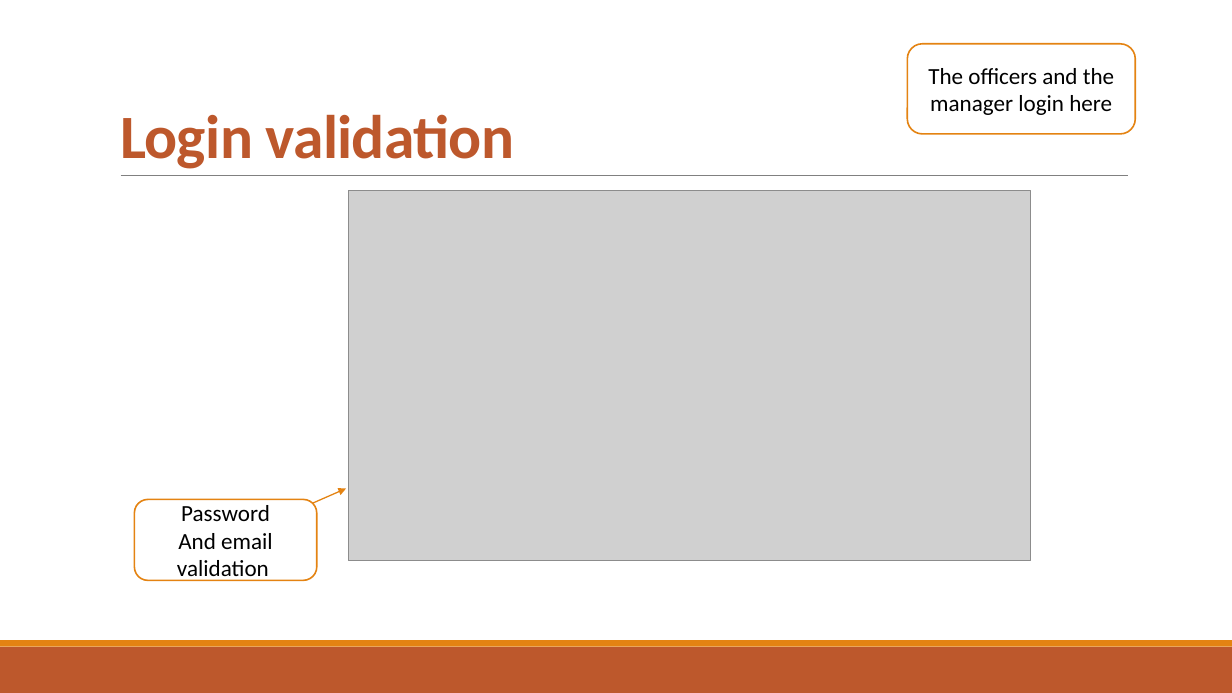
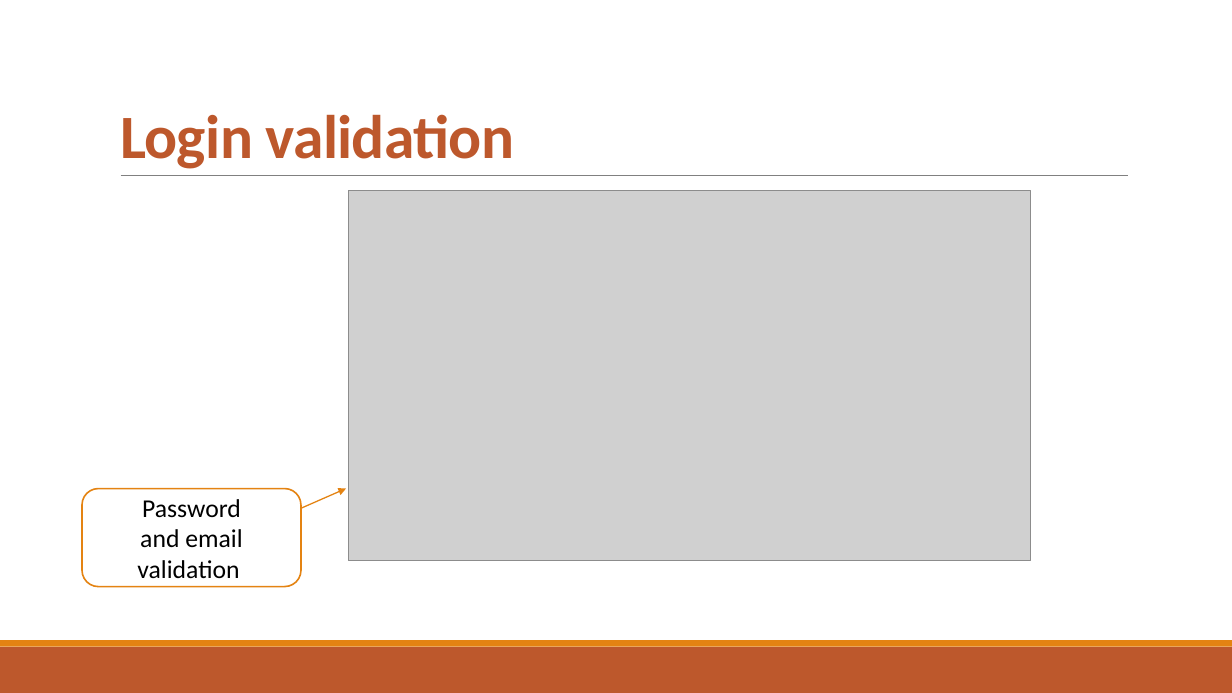
Before and after one commit to djemar/se2021-04-OfficeQueueManager, a slide deck: slide 10 of PresentationW1.pptx (slide 9 before the commit). Drawn at 1232x693 pixels with LibreOffice and Linux fonts; fonts in the diff are those of the drawing; grey boxes stand for pictures. Boxes give left, top, right and bottom in pixels: in the first picture for what was removed or moved away, otherwise in the second. Text is boxed around its words. In the diff, an @@ line names an element or a change of style, - is before the commit and + after.

```diff
--- a/PresentationW1.pptx
+++ b/PresentationW1.pptx
@@ rounded rectangle removed at <box>908,43,1136,134</box> @@
-The officers and the manager login here
@@ rounded rectangle "Password": place and size @@
-rounded rectangle "Password" at <box>134,500,316,581</box>
+rounded rectangle "Password" at <box>82,489,301,587</box>
@@ text in rounded rectangle at <box>142,499,241,517</box>: size 18 to 20 pt in "Password" @@
@@ text in rounded rectangle at <box>137,529,242,579</box>: text changed; size 18 to 20 pt @@
-And email validation
+and email validation
```
Also in this commit, not shown: 9 other slides changed.
